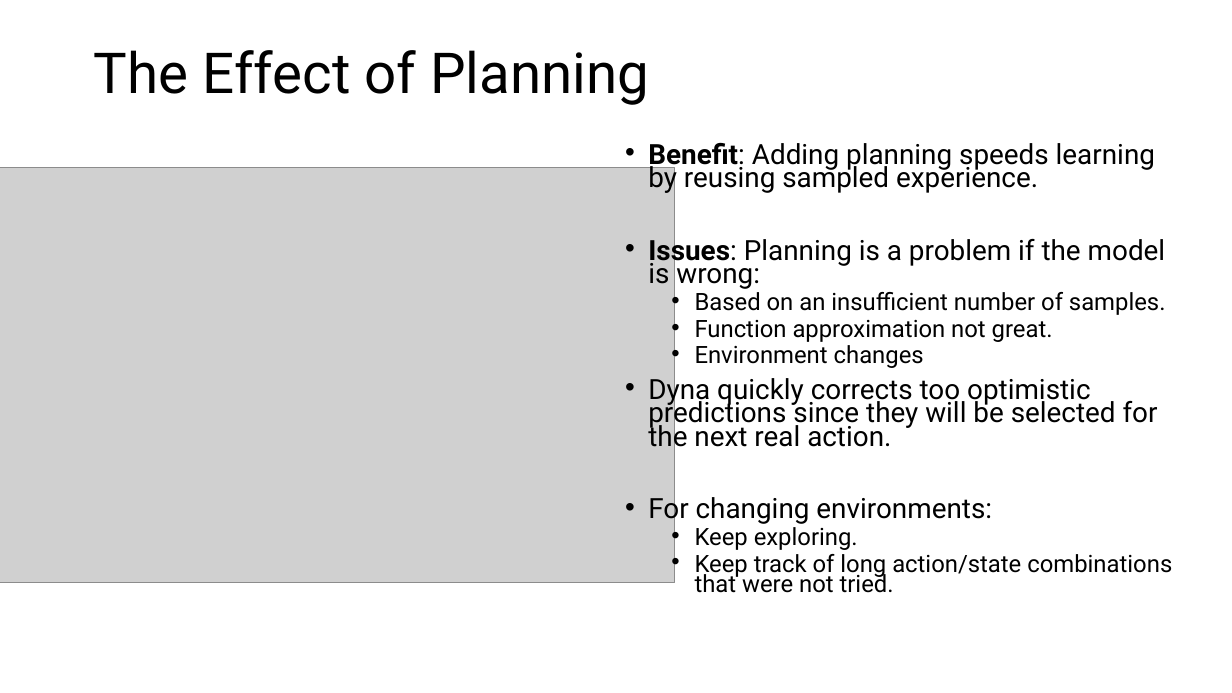
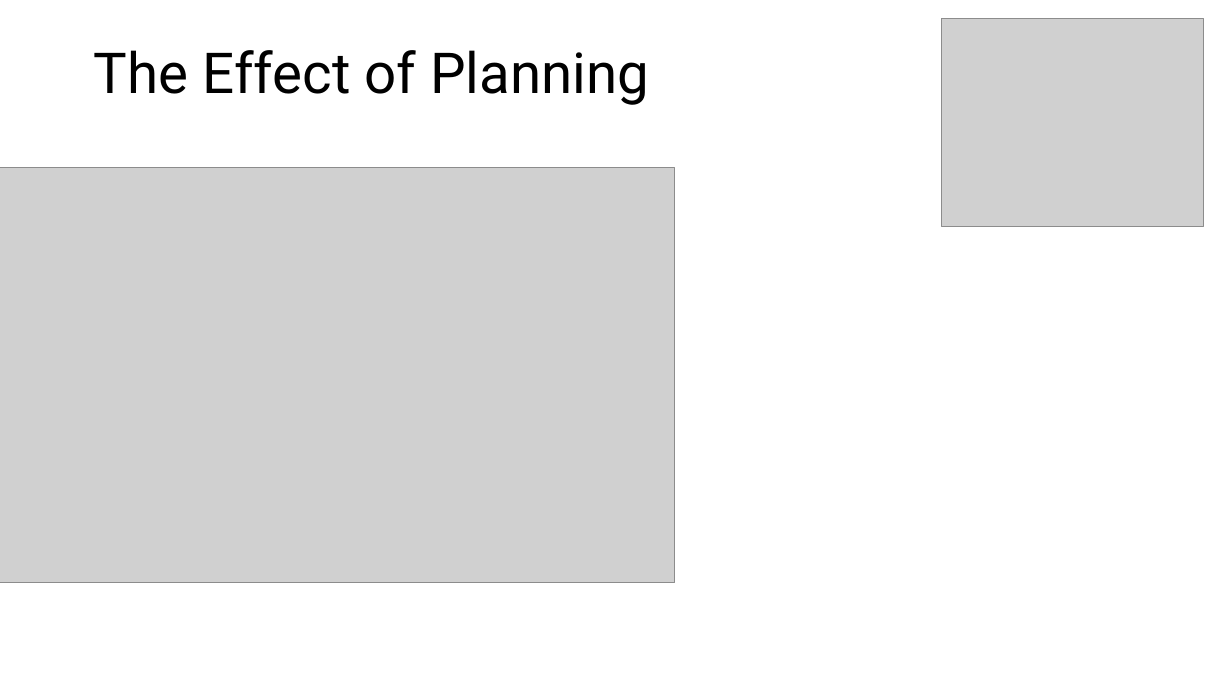
Before and after one commit to mhahsler/Introduction_to_Reinforcement_Learning, a slide deck: slide 10 of slides/Lecture_Chapter08.pptx. Drawn at 1232x693 pixels with LibreOffice and Linux fonts; fonts in the diff are those of the drawing; grey boxes stand for pictures. Boxes give left, top, right and bottom in pixels: in the first picture for what was removed or moved away, otherwise in the second. Text is boxed around its words. In the diff, an @@ line names an element or a change of style, - is before the commit and + after.

```diff
--- a/slides/Lecture_Chapter08.pptx
+++ b/slides/Lecture_Chapter08.pptx
@@ picture added at bbox=[942, 18, 1204, 226] @@
@@ text removed at bbox=[648, 143, 1172, 593] @@
-• Benefit: Adding planning speeds learning by reusing sampled experience.
-• Issues: Planning is a problem if the model is wrong:
-  • Based on an insufficient number of samples.
-  • Function approximation not great.
-  • Environment changes
-• Dyna quickly corrects too optimistic predictions since they will be selected for the next real action.
-• For changing environments:
-  • Keep exploring.
-  • Keep track of long action/state combinations that were not tried.
```
Also in this commit, not shown: 10 other slides changed, 5 other files.
